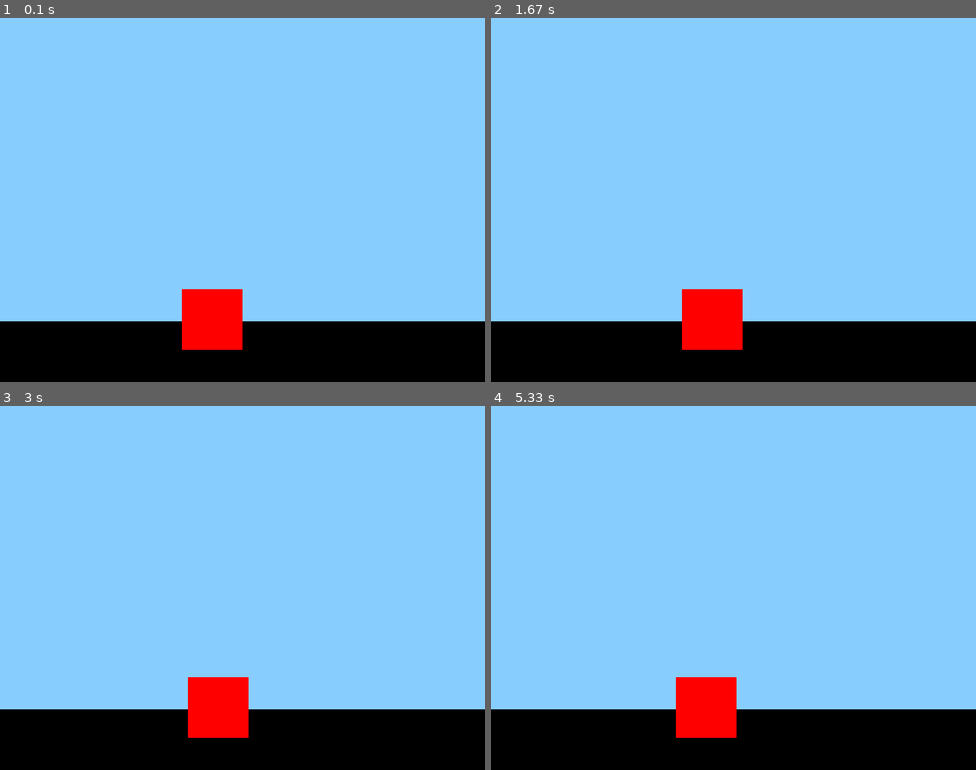
Above: before the commit, frames 1-4 (two rows, left to right).
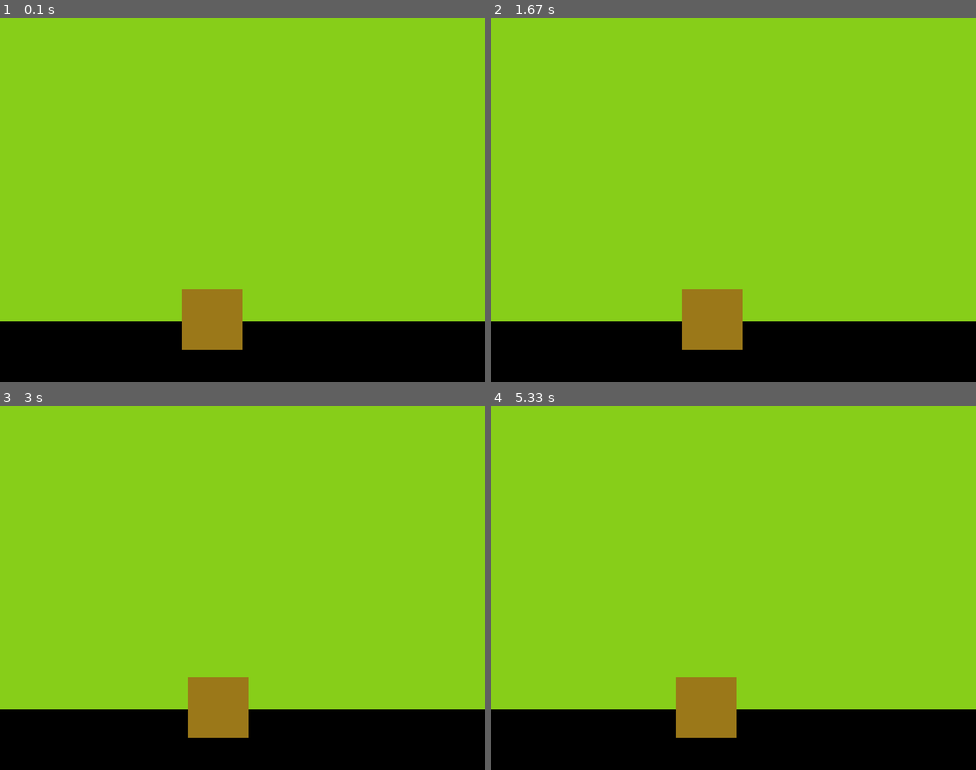
Above: after the commit, the same moments.

Repository: ivanbelenky/pygame-hot
Game: pygame game, started from tests/tst_game.py
Two runs of this game, one before a commit and one after it. Both use one fixed random seed, a clock stepped at 60 frames per second and the inputs below.
Inputs:
- Up to frame 1 (0.1 s): no input
- Up to frame 2 (1.67 s): hold Right 0.33-0.8 s; hold Right 0.83-1.3 s; hold Left from 1.33 s (still down)
- Up to frame 3 (3 s): release Left at 1.87 s; hold Left 1.9-2.3 s; hold Right 2.33-2.97 s
- Up to frame 4 (5.33 s): hold Left 3-3.47 s; hold Right 3.5-3.97 s; hold Right 4-4.47 s; hold Left 4.5-5.03 s; hold Left from 5.07 s (still down)

The runs differ from the first frame. In frame 1, 84% of the frame differs, in the area x 0-100%, y 0-92%; in frame 2, 84%; in frame 3, 84%; in frame 4, 84%.

Commit message:
deep file dependencies

Diff:
--- a/pygamehot/hotreloader.py
+++ b/pygamehot/hotreloader.py
@@ -1,4 +1,5 @@
 # ivanbelenky 2024
+import importlib.util
 import os
 import ast
 import traceback
@@ -7,13 +8,14 @@
 from pathlib import Path
 from enum import Enum
 from collections import defaultdict
-from functools import wraps
 from time import sleep
 
 import pygame
 from pygame.locals import *
 
-FPS = 200
+FPS = 60
+CHECK_SUFFIXES = (".py")
+FPC = 60 # frames per check
 
 class GameNotFound(Exception): pass
 class InvalidFileDep(Exception): pass
@@ -75,7 +77,7 @@
 
 class FileDep:
     def __init__(self, name, path):
-        self.same, self.path = name, path
+        self.name, self.path = name, path
         self.last_modified = os.path.getmtime(path)
         self.fp = open(path, "r")
         self.validate()
@@ -123,6 +125,33 @@
     return game
 
 
+def get_file_deps(entry_point: FileDep) -> list[FileDep]:
+    files = [entry_point.fp]
+    file_deps = [entry_point]
+    seen = set()
+    while files:
+        f = files.pop()
+        tree = ast.parse(f.read())
+        imports = [n for n in tree.body if isinstance(n, (ast.Import, ast.ImportFrom))]
+        specs = []
+        for i in imports:
+            if isinstance(i, ast.Import):
+                for name in i.names:
+                    if not name.name: continue
+                    specs.append(importlib.util.find_spec(name.name))
+            if isinstance(i, ast.ImportFrom):
+                if i.module:
+                    specs.append(importlib.util.find_spec(i.module))
+        for spec in specs:
+            if spec is None: continue
+            path = Path(spec.origin)
+            if path.exists() and path.suffix in CHECK_SUFFIXES and path not in seen:
+                seen.add(path)
+                dep = FileDep(spec.name, path)
+                file_deps.append(dep)
+                files.append(dep.fp)
+    return file_deps
+
 
 def run_game(game_fp: str | Path):
     pygame.init()
@@ -130,10 +159,7 @@
     game = setup_game(entry_point)
     game.start_game()
 
-    # TODO:
-    # - add all file dependencies
-    # - add file dependencies reload
-    deps = [entry_point]
+    deps = get_file_deps(entry_point)
 
     c = 0
     while True:
@@ -159,11 +185,12 @@
             while not any(dep.changed() for dep in deps):
                 sleep(2)
 
-        if ((c % FPS == 0) and any(dep.changed() for dep in deps)) or failed:
+        if ((c % FPC == 0) and any(dep.changed() for dep in deps)) or failed:
             game_ready = False
             while not game_ready:
                 try:
                     game = setup_game(entry_point, game.__class__.__name__)
+                    deps = get_file_deps(entry_point)
                     game_ready = True
                     logger.info("RELOADING GAME")
                 except Exception as e:
@@ -175,4 +202,4 @@
             game.start_game()
             game.clock.tick(FPS)
             c = 0
-        c %= FPS
+        c %= FPC
--- a/tests/tst_game.py
+++ b/tests/tst_game.py
@@ -9,15 +9,15 @@
     class Config:
         width = 800
         height = 600
-        caption = "Game!"
+        caption = "Game"
 
     def __init__(self):
         super().__init__()
-        self.background = (135, 206, 255)
+        self.background = (135, 206, 25)
         self.ground_color = (0, 0, 0)
 
         self.player = pygame.Surface((100, 100))
-        self.player.fill((255, 0, 0))
+        self.player.fill((155, 120, 25))
         self.player_x = 300
         self.player_y = 450-3
 
Not shown, changed: README.md
